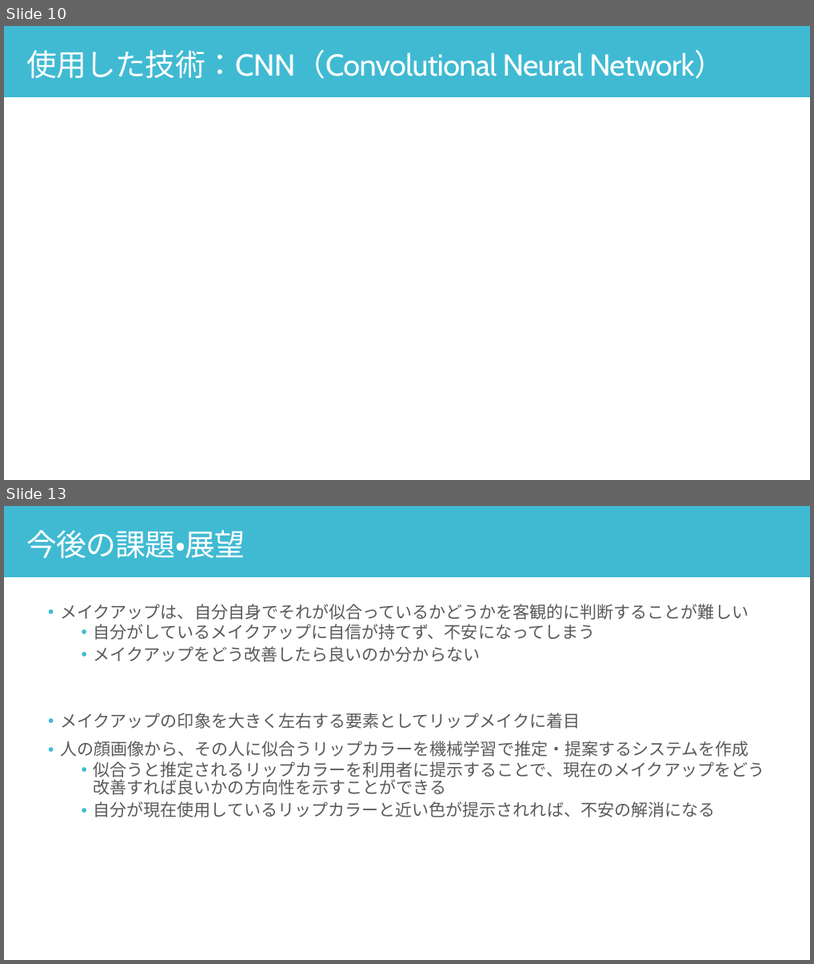
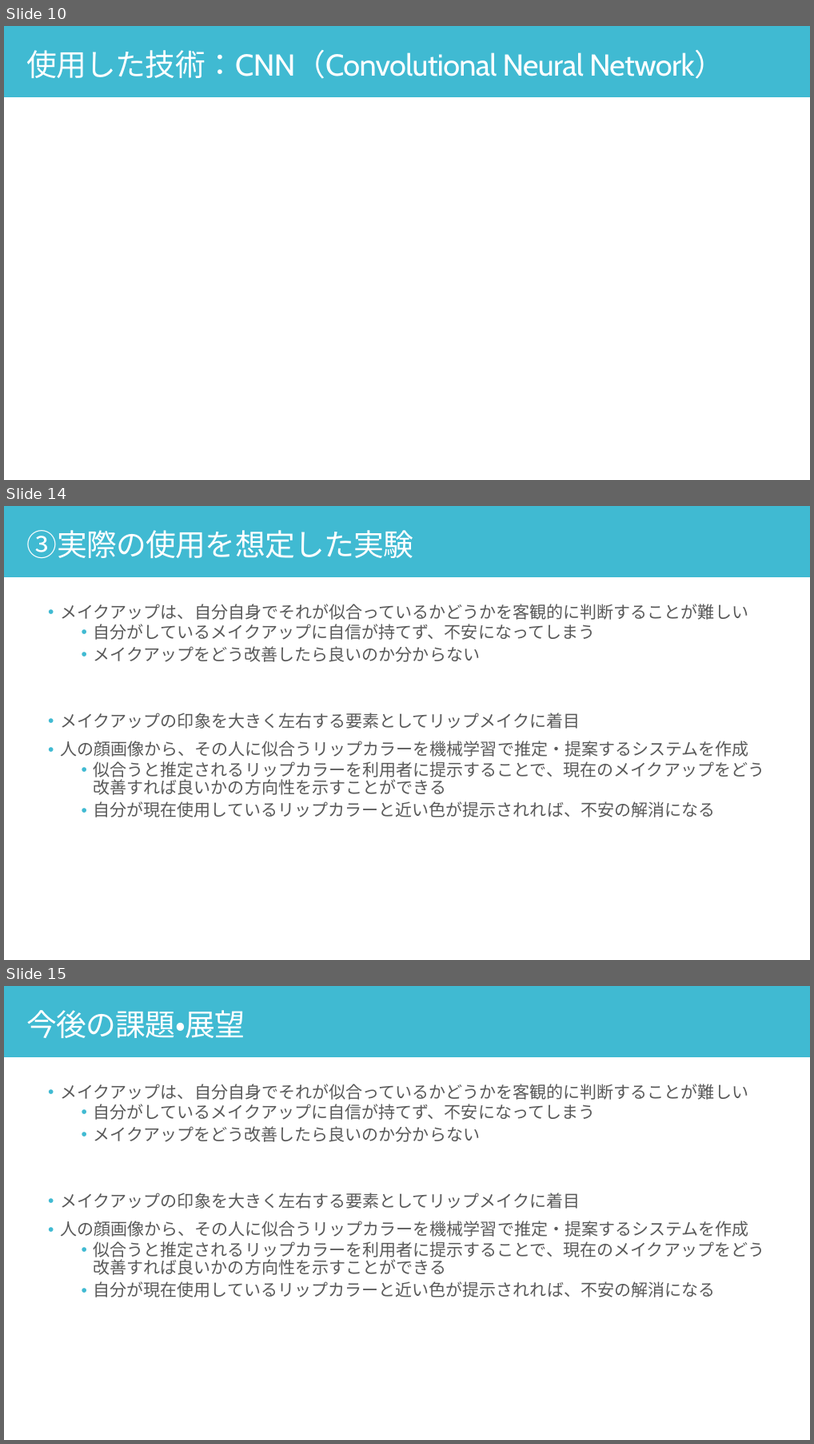
Before and after one commit to yuu5322/sci23, a slide deck: 口頭試問.pptx. Shown one above the other, each under a label of ours: slides 10 and 13 before the commit, slides 10, 14 and 15 after it; the slides between them are not shown. The pictures are 814x964 and 814x1444 pixels, drawn with LibreOffice and Linux fonts; fonts in the diff are those of the drawing. Boxes give left, top, right and bottom in pixels: in the first picture for what was removed or moved away, otherwise in the second. Text is boxed around its words. In the diff, an @@ line names an element or a change of style, - is before the commit and + after.

```diff
--- a/口頭試問.pptx
+++ b/口頭試問.pptx
@@ slide 14 added at (4, 506, 810, 960), background #FFFFFF @@
@@ rectangle added at (4, 506, 810, 577), fill #40BAD2 @@
@@ text added at (26, 530, 414, 558), 36 pt, text #FFFFFF @@
+③実際の使用を想定した実験
@@ text added at (60, 604, 765, 817), 20 pt, text #595959 @@
+• メイクアップは、自分自身でそれが似合っているかどうかを客観的に判断することが難しい
+  • 自分がしているメイクアップに自信が持てず、不安になってしまう
+  • メイクアップをどう改善したら良いのか分からない
+• メイクアップの印象を大きく左右する要素としてリップメイクに着目
+• 人の顔画像から、その人に似合うリップカラーを機械学習で推定・提案するシステムを作成
+  • 似合うと推定されるリップカラーを利用者に提示することで、現在のメイクアップをどう改善すれば良いかの方向性を示すことができる
+  • 自分が現在使用しているリップカラーと近い色が提示されれば、不安の解消になる
@@ what was slide 13 is now slide 15 @@
```
Also in this commit, not shown: 4 slides changed, 1 other slide added.
